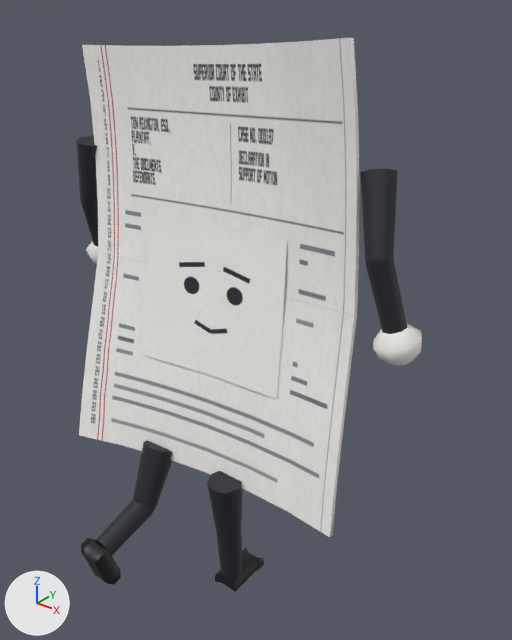
What one commit did to the glTF model build/enemies/enemy_pleading.glb.
The view is the same before and after, from a 50 mm lens placed at (0.533, -0.506, 0.737), pointed at (0.056, 0.09, 0.368). Arrows for +X, +Y and +Z are at lower left; the lights stay in place. The first picture is the older version. Both versions are drawn at frame 16 of the action 'Run'; the numbers are the values there.

Objects in the first picture: 'Arm_L', 'Arm_R', 'Body', 'Face_Calm', 'Forearm_L', 'Forearm_R', 'Leg_L', 'Leg_R', 'Shin_L', 'Shin_R'.
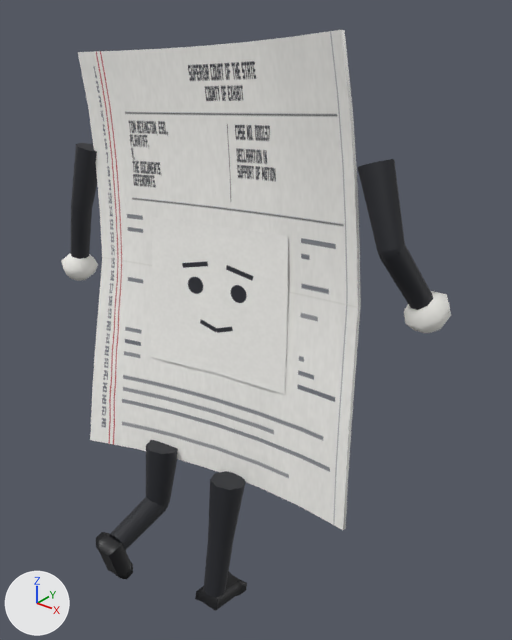
ob_rig is not drawn itself; it is the parent of ob_torso, ob_leg_l, ob_leg_r.
ob_torso is not drawn itself; it is the parent of ob_body, ob_arm_l, ob_arm_r.

Boxes [x1, y1, x2, y2] around the edits, measured in the pictures (512 x 640 px):
'Body', moved, turned
    before: [79, 38, 360, 537]
    after: [78, 30, 361, 530]
'Face_Calm', moved, turned
    before: [143, 215, 287, 399]
    after: [150, 217, 288, 394]
'Forearm_R', moved, turned
    before: [366, 259, 422, 366]
    after: [379, 245, 451, 333]
'Arm_R', moved, turned
    before: [360, 169, 397, 268]
    after: [358, 159, 405, 261]
'Shin_L', moved, turned
    before: [81, 500, 153, 585]
    after: [96, 497, 166, 579]
'Shin_R', moved, turned
    before: [215, 531, 264, 592]
    after: [195, 539, 247, 611]
'Leg_R', moved, turned
    before: [207, 471, 243, 540]
    after: [208, 471, 246, 547]
'Leg_L', moved, turned
    before: [133, 441, 173, 515]
    after: [146, 440, 178, 512]
'Forearm_L', moved, turned
    before: [81, 202, 98, 264]
    after: [61, 207, 98, 281]
'Arm_L', moved, turned
    before: [76, 136, 98, 206]
    after: [71, 143, 97, 211]

Diff of the bpy script that builds the scene:
```diff
--- a/build/enemies/enemy_pleading.glb.py
+++ b/build/enemies/enemy_pleading.glb.py
@@ ob_rig @@
 ob_rig.parent = ob_enemy_pleading
-ob_rig.location = (-0.00433, 0.0, 0.00315)
-ob_rig.rotation_euler = (-0.177, 0.0106, -0.0019)  # degrees (-10, 0.6, -0.1)
+ob_rig.location = (0.0, 0.0, 0.00356)
+ob_rig.rotation_euler = (-0.192, 0.0, 0.0)  # degrees (-11, 0, 0)
@@ ob_torso @@
 ob_torso.location = (0.0, 0.0, 0.415)
-ob_torso.rotation_euler = (-0.00173, -0.0675, 0.000117)  # degrees (-0.1, -3.9, 0)
+ob_torso.rotation_euler = (0.0347, -0.0956, -0.00331)  # degrees (2, -5.5, -0.2)
@@ ob_arm_l @@
 ob_arm_l.location = (-0.212, -0.006, 0.145)
-ob_arm_l.rotation_euler = (0.211, 0.231, 0.0489)  # degrees (12, 13, 2.8)
+ob_arm_l.rotation_euler = (0.0, 0.279, 0.0)  # degrees (0, 16, 0)
@@ ob_forearm_l @@
 ob_forearm_l.location = (0.0, 0.0, -0.084)
-ob_forearm_l.rotation_euler = (0.284, 0.0, 0.0)  # degrees (16, 0, 0)
+ob_forearm_l.rotation_euler = (0.129, 0.0, 0.0)  # degrees (7.4, 0, 0)
@@ ob_arm_r @@
 ob_arm_r.location = (0.212, -0.006, 0.145)
-ob_arm_r.rotation_euler = (-0.211, -0.231, 0.0489)  # degrees (-12, -13, 2.8)
+ob_arm_r.rotation_euler = (0.0, -0.279, 0.0)  # degrees (0, -16, 0)
@@ ob_forearm_r @@
 ob_forearm_r.location = (0.0, 0.0, -0.084)
-ob_forearm_r.rotation_euler = (0.478, 0.0, 0.0)  # degrees (27, 0, 0)
+ob_forearm_r.rotation_euler = (0.634, 0.0, 0.0)  # degrees (36, 0, 0)
@@ ob_leg_l @@
 ob_leg_l.location = (-0.058, 0.0, 0.166)
-ob_leg_l.rotation_euler = (-0.248, 0.0, 0.0)  # degrees (-14, 0, 0)
@@ ob_shin_l @@
 ob_shin_l.location = (0.0, 0.0, -0.086)
-ob_shin_l.rotation_euler = (-0.85, 0.0, 0.0)  # degrees (-49, 0, 0)
+ob_shin_l.rotation_euler = (-1.137, 0.0, 0.0)  # degrees (-65, 0, 0)
@@ ob_leg_r @@
 ob_leg_r.location = (0.058, 0.0, 0.166)
-ob_leg_r.rotation_euler = (0.248, 0.0, 0.0)  # degrees (14, 0, 0)
```
